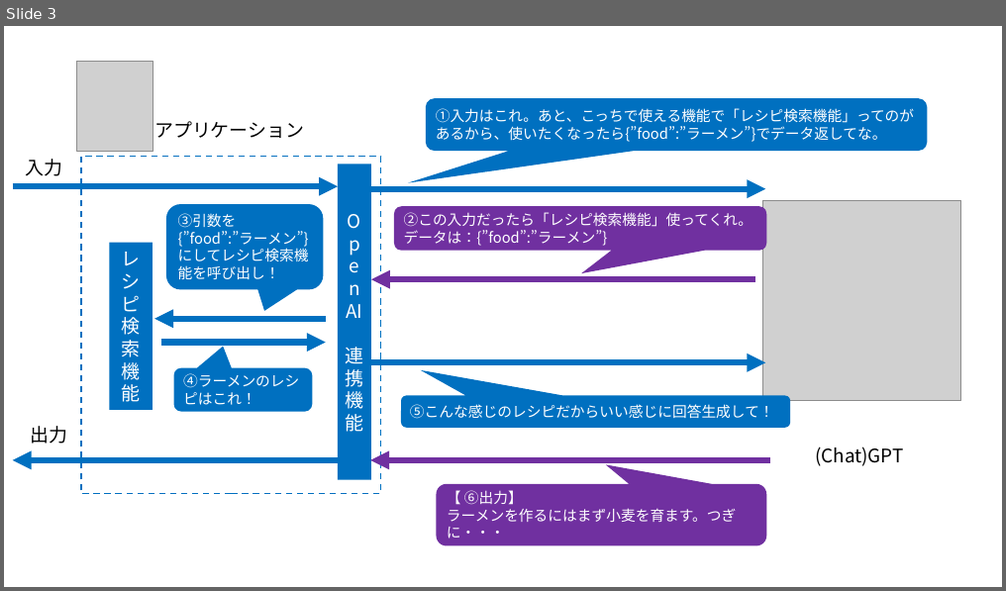
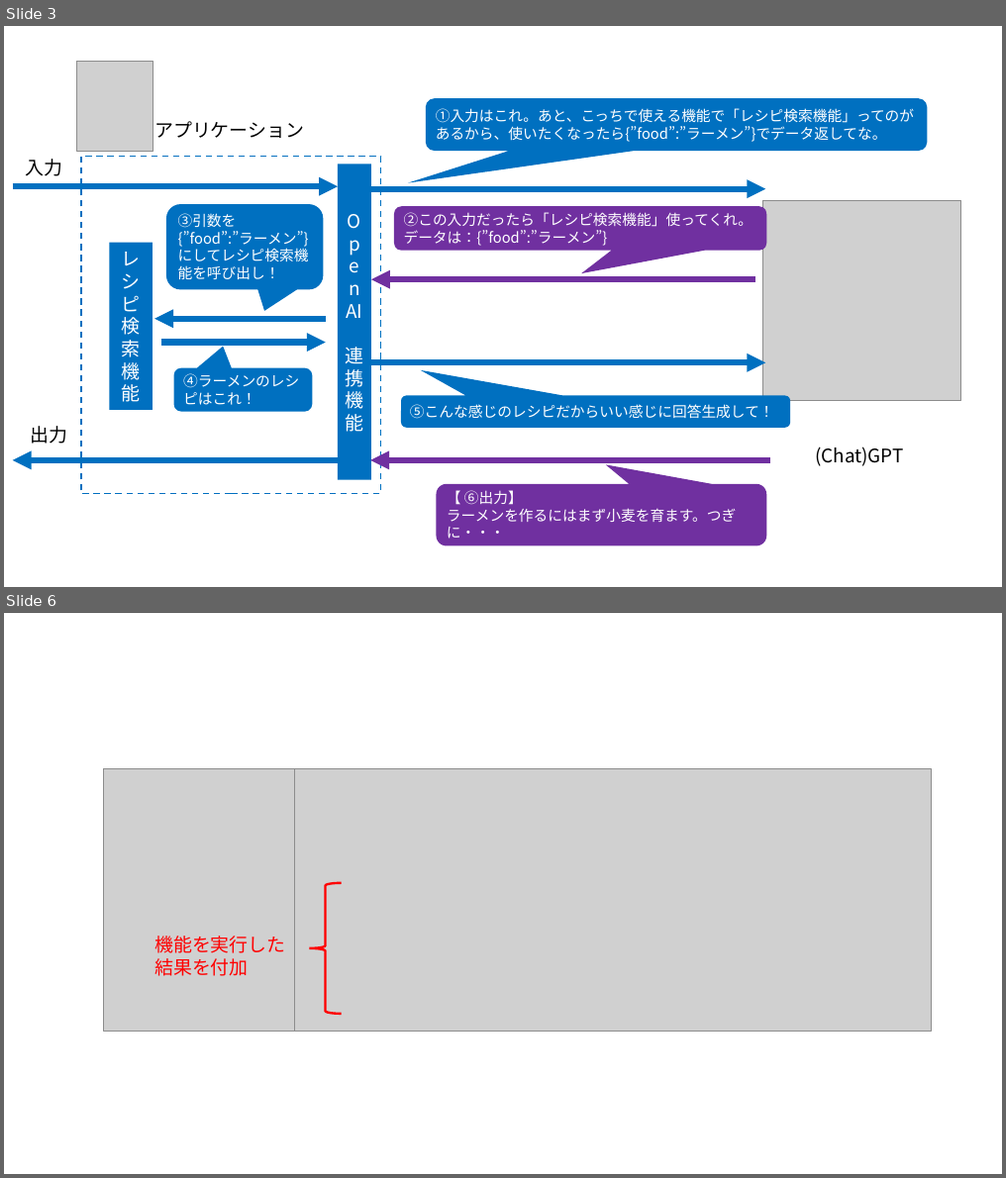
Before and after one commit to 07JP27/zenn-content, a slide deck: images/azure-openai-add-function-calling/diagram.pptx. Shown one above the other, each under a label of ours: slide 3 before the commit, slides 3 and 6 after it; the slides between them are not shown. The pictures are 1006x591 and 1006x1178 pixels, drawn with LibreOffice and Linux fonts; fonts in the diff are those of the drawing; grey boxes stand for pictures. Boxes give left, top, right and bottom in pixels: in the first picture for what was removed or moved away, otherwise in the second. Text is boxed around its words. In the diff, an @@ line names an element or a change of style, - is before the commit and + after.

```diff
--- a/images/azure-openai-add-function-calling/diagram.pptx
+++ b/images/azure-openai-add-function-calling/diagram.pptx
@@ slide 6 added at bbox=[4, 613, 1002, 1174], background #FFFFFF @@
@@ picture added at bbox=[104, 768, 682, 1032] @@
@@ picture added at bbox=[294, 768, 931, 1032] @@
@@ right brace added at bbox=[310, 883, 342, 1014], outline #FF0000 2.25 pt @@
@@ text added at bbox=[154, 936, 285, 976], 18 pt, text #FF0000 @@
+機能を実行した
+結果を付加
```
Also in this commit, not shown: 2 slides changed, 3 other slides added, 14 other files.
